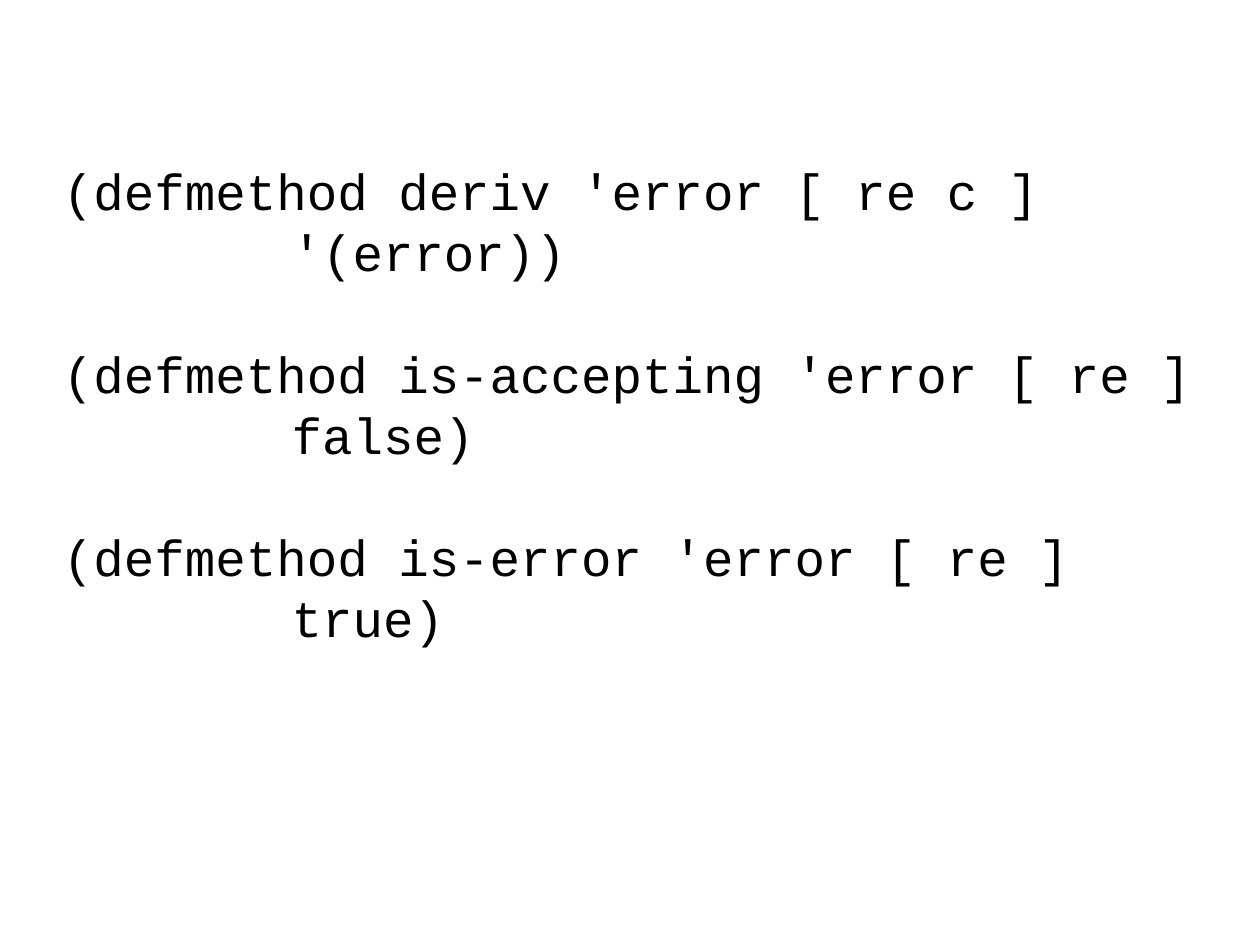
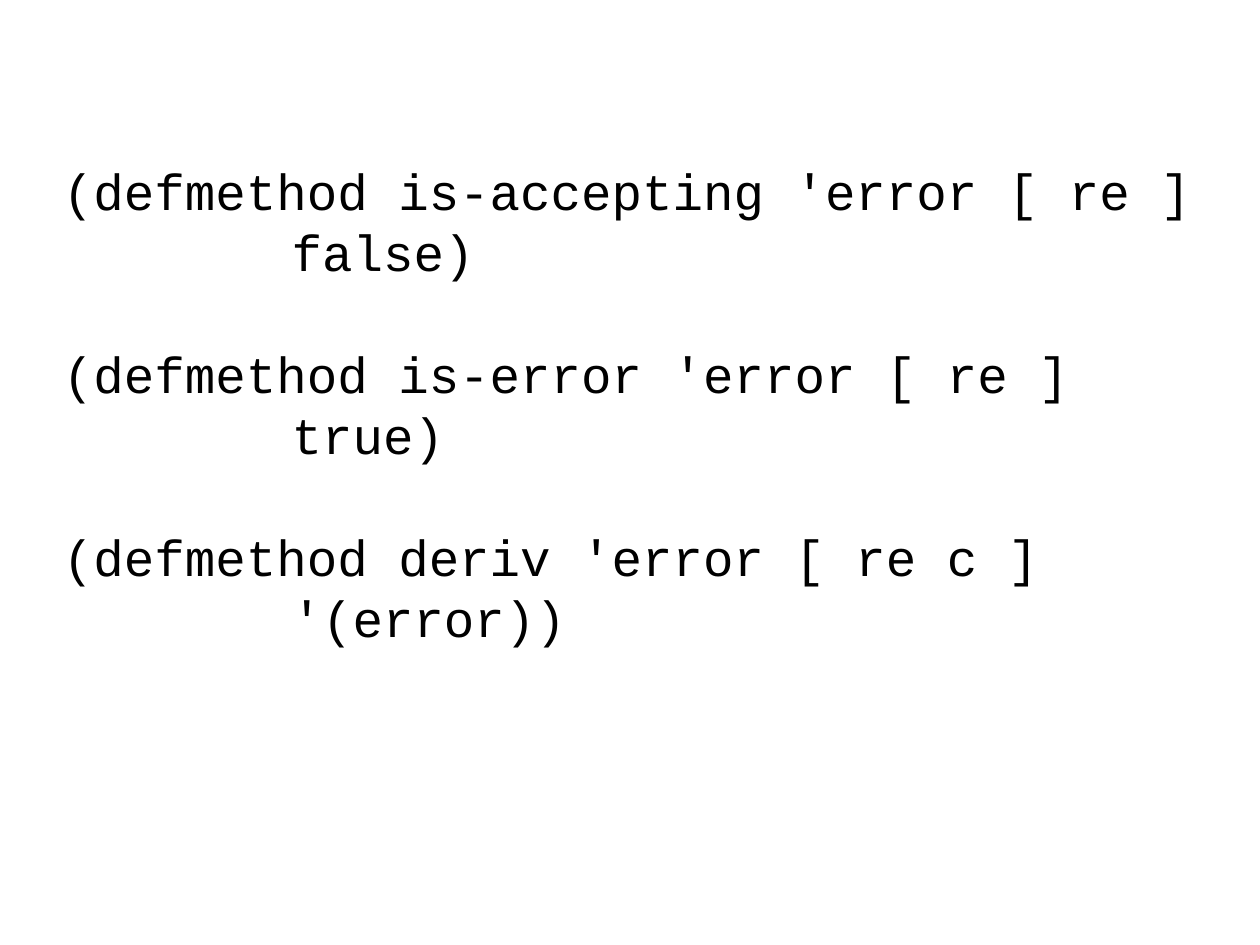
Before and after one commit to bhurt/presentations, a slide deck: slide 76 of pdre.odp (slide 72 before the commit). Drawn at 1260x945 pixels with LibreOffice and Linux fonts; fonts in the diff are those of the drawing. Boxes give left, top, right and bottom in pixels: in the first picture for what was removed or moved away, otherwise in the second. Text is boxed around its words. In the diff, an @@ line names an element or a change of style, - is before the commit and + after.

```diff
--- a/pdre.odp
+++ b/pdre.odp
@@ subtitle at [63, 173, 977, 282]: paragraphs removed @@
-(defmethod deriv 'error [ re c ]
-'(error))
@@ subtitle at [63, 539, 977, 648]: paragraphs added @@
+(defmethod deriv 'error [ re c ]
+'(error))
```
Also in this commit, not shown: 10 other slides changed, 7 slides added, 1 slide removed, 1 other file.
